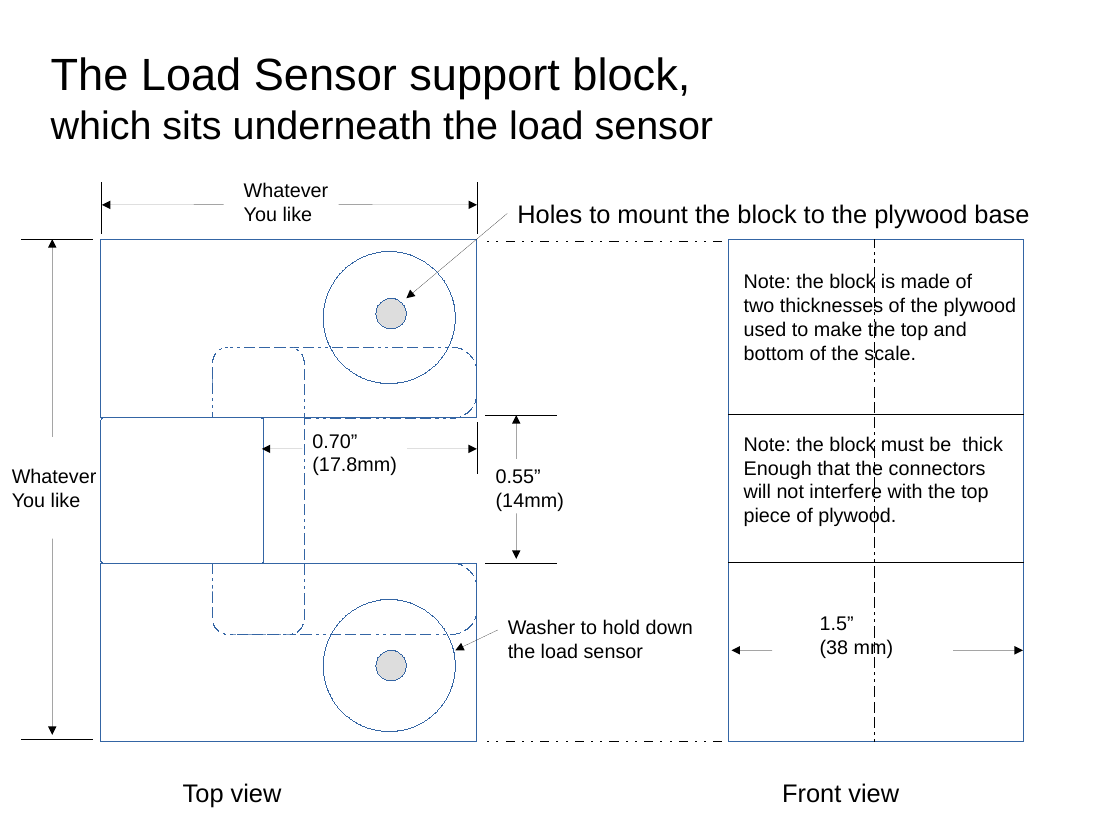
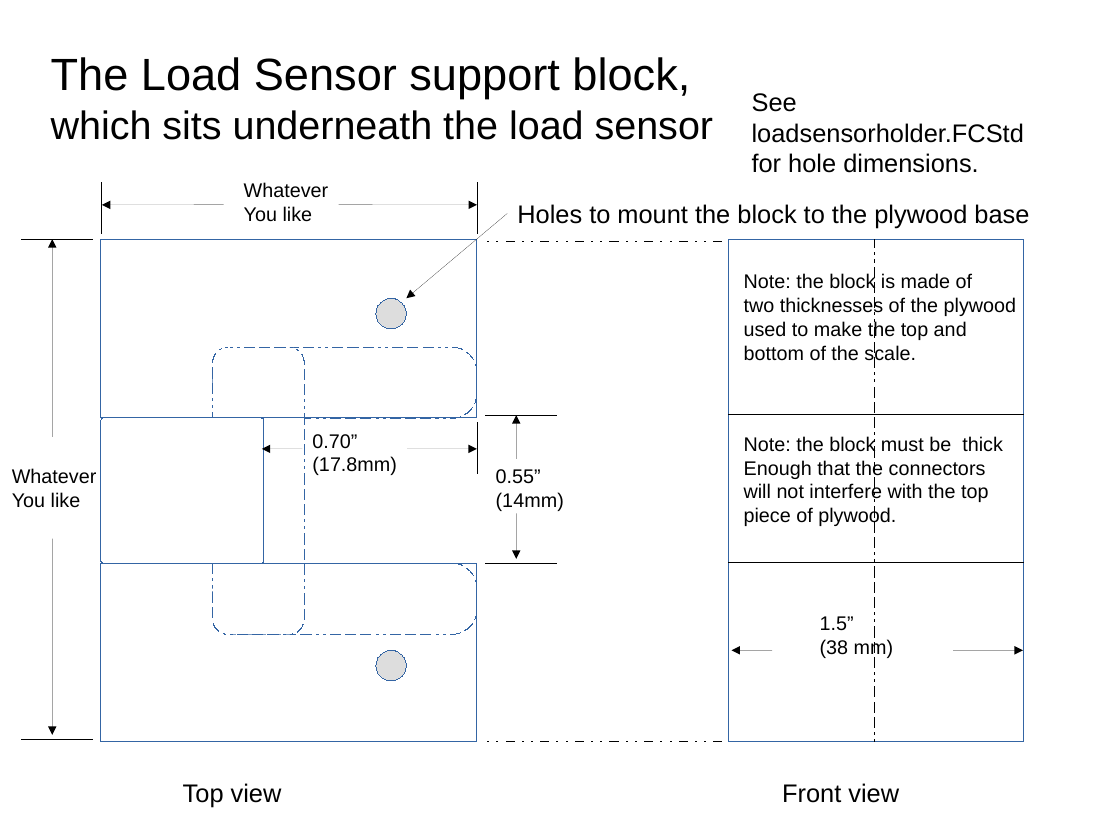
Before and after one commit to bneedhamia/CurieBLEWeightMonitor, a slide deck: slide 2 of MechanicalNotes.odp. Drawn at 1120x840 pixels with LibreOffice and Linux fonts; fonts in the diff are those of the drawing. Boxes give left, top, right and bottom in pixels: in the first picture for what was removed or moved away, otherwise in the second. Text is boxed around its words. In the diff, an @@ line names an element or a change of style, - is before the commit and + after.

Commit message:
started designing the Load Sensor holders in FreeCAD

```diff
--- a/MechanicalNotes.odp
+++ b/MechanicalNotes.odp
@@ text added at [752,93,1024,173], 18 pt, text #000000 @@
+See loadsensorholder.FCStd
+for hole dimensions.
@@ ellipse removed at [323,252,455,384] @@
@@ ellipse removed at [323,600,455,732] @@
@@ text removed at [508,619,693,659] @@
-Washer to hold down
-the load sensor
@@ arrow removed from (498, 630) to (455, 650) @@
```
Also in this commit, not shown: 1 other slide changed, 3 other files.
